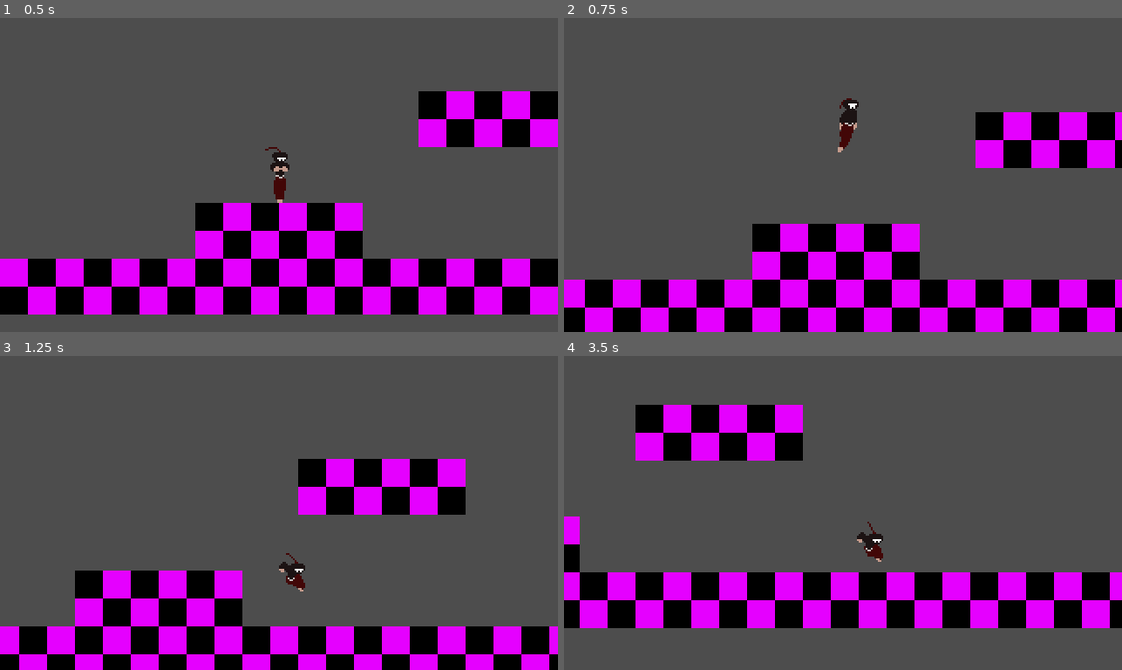
Above: before the commit, frames 1-4 (two rows, left to right).
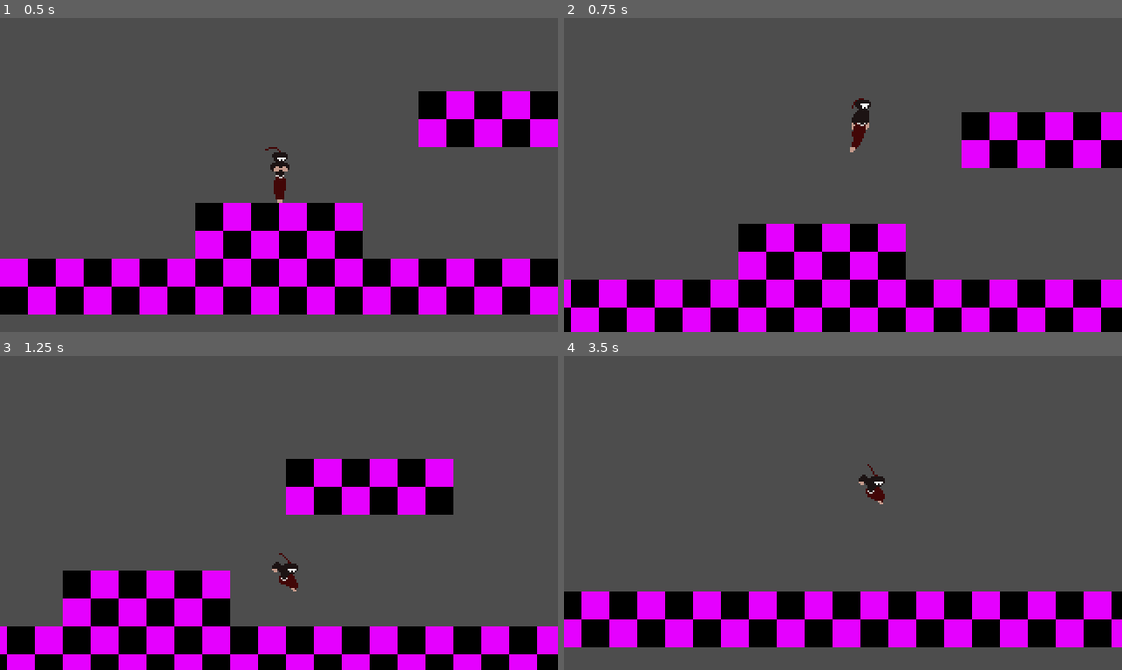
Above: after the commit, the same moments.

Repository: lowercasewords/shinobi-strike
Game: Godot game, scene res://scenes/levels/test_map.tscn
Two runs of this game, one before a commit and one after it. Both use one fixed random seed, a clock stepped at 60 frames per second and the inputs below.
Inputs:
- Up to frame 1 (0.5 s): no input
- Up to frame 2 (0.75 s): tap Enter (ui_accept) at 0.5 s; hold Right (ui_right) from 0.53 s (still down)
- Up to frame 3 (1.25 s): keep holding Right (ui_right); tap Enter (ui_accept) at 0.77 s
- Up to frame 4 (3.5 s): tap Enter (ui_accept) at 1.52, 3.02 s; release Right (ui_right) at 2.03 s; hold Left (ui_left) 2.03-2.78 s; hold Right (ui_right) from 2.78 s (still down)

Frame 1 is identical in both runs. In frame 2, 15% of the frame differs, in the area x 1-99%, y 25-100%; in frame 3, 12%; in frame 4, 24%, in the area x 0-100%, y 15-93%.

Commit message:
added vertical fall and adjusted acceleration to be less slippery

Diff:
--- a/scenes/player/Player.tscn
+++ b/scenes/player/Player.tscn
@@ -8,8 +8,11 @@
 [ext_resource type="Texture2D" uid="uid://dttnn0ar6ir6e" path="res://assets/sprites/player/player_fall_2.png" id="3_ye1dr"]
 [ext_resource type="Texture2D" uid="uid://dhmjd1x5hyivp" path="res://assets/sprites/player/player_fall_3.png" id="4_bvphr"]
 [ext_resource type="Texture2D" uid="uid://csnowq2mpbgja" path="res://assets/sprites/player/player_stand_4.png" id="4_npwbq"]
+[ext_resource type="Texture2D" uid="uid://iq1hcwxslmt3" path="res://assets/sprites/player/player_fall_vertical_1.png" id="5_05p8n"]
 [ext_resource type="Texture2D" uid="uid://df707f7n24d1o" path="res://assets/sprites/player/player_stand_5.png" id="5_v42im"]
+[ext_resource type="Texture2D" uid="uid://brvaqicygc6f0" path="res://assets/sprites/player/player_fall_vertical_2.png" id="6_eac1a"]
 [ext_resource type="Texture2D" uid="uid://fyroju00wulk" path="res://assets/sprites/player/player_walk_1.png" id="7_20koh"]
+[ext_resource type="Texture2D" uid="uid://da0bife6wl0n3" path="res://assets/sprites/player/player_fall_vertical_3.png" id="7_ijyjs"]
 [ext_resource type="Texture2D" uid="uid://dlq2n15ub0e03" path="res://assets/sprites/player/player_jump_1.png" id="7_kswpp"]
 [ext_resource type="Script" uid="uid://33136d856app" path="res://scenes/state_machine.gd" id="7_pn6s4"]
 [ext_resource type="Texture2D" uid="uid://ckyui67r76bm4" path="res://assets/sprites/player/player_walk_2.png" id="8_ov1oi"]
@@ -52,6 +55,20 @@
 }, {
 "frames": [{
 "duration": 1.0,
+"texture": ExtResource("5_05p8n")
+}, {
+"duration": 1.0,
+"texture": ExtResource("6_eac1a")
+}, {
+"duration": 1.0,
+"texture": ExtResource("7_ijyjs")
+}],
+"loop": true,
+"name": &"fall_vertical",
+"speed": 10.0
+}, {
+"frames": [{
+"duration": 1.0,
 "texture": ExtResource("1_p0vlq")
 }, {
 "duration": 1.0,
@@ -163,7 +180,7 @@
 
 [node name="AnimatedSprite2D" type="AnimatedSprite2D" parent="." unique_id=1994341334]
 sprite_frames = SubResource("SpriteFrames_v6fml")
-animation = &"jump_windup"
+animation = &"fall"
 autoplay = "idle"
 
 [node name="CollisionShape2D" type="CollisionShape2D" parent="." unique_id=2065698952]
--- a/scenes/player/airbone_state.gd
+++ b/scenes/player/airbone_state.gd
@@ -1,4 +1,8 @@
 class_name AirboneState extends State
+
+var AIRBONE_ACCELERATION = ACCELERATION*3
+func physics_update(_delta: float) -> void:
+	acceleration = AIRBONE_ACCELERATION
 
 func check_airbone_transitions() -> String:
 	var current_state_name: String = player.state_machine.current_state.name.to_lower()
--- a/scenes/player/fall_state.gd
+++ b/scenes/player/fall_state.gd
@@ -1,10 +1,18 @@
 class_name FallState extends AirboneState
 
-func enter() -> void:
+const VERTICAL_FALL_SPEED_THRESHOLD: float = 5.0
+#func enter() -> void:
 	# Play walk animation here if you have one
-	player.animated_sprite.play("fall")
+
 
 func physics_update(_delta: float) -> void:
 	super.physics_update(_delta)
+
+	if abs(player.velocity.x) > VERTICAL_FALL_SPEED_THRESHOLD:
+		if player.animated_sprite.animation != "fall":
+			player.animated_sprite.play("fall")
+	elif player.animated_sprite.animation != "fall_vertical":
+		player.animated_sprite.play("fall_vertical")
+
 	if not check_airbone_transitions():
 		basic_movement(_delta, player.SPEED)
--- a/scenes/player/walk_state.gd
+++ b/scenes/player/walk_state.gd
@@ -1,6 +1,6 @@
 class_name WalkState extends GroundedState
 
-const TURN_ACCELERATION = ACCELERATION*3
+const TURN_ACCELERATION = ACCELERATION
 const TURN_SPEED_THRESHOLD = 10
 #const MAX_SPEED: float = 300.0
 var windup_movement = 100.0
@@ -24,12 +24,13 @@
 	# Changing walking direction
 	if player.just_changed_directions and abs(player.velocity.x) > TURN_SPEED_THRESHOLD/3:
 		player.animated_sprite.play("walk_turn")
+		player.velocity.x /= 2
 
 	# Friction is adjusted during turning
 	if player.animated_sprite.animation == "walk_turn" and player.animated_sprite.is_playing():
 		acceleration = TURN_ACCELERATION
 	else:
-		acceleration = FRICTION
+		acceleration = acceleration
 
 	# Stopping with a smooth animation
 	var new_state: String = check_grounded_transitions()
Binary file added: assets/sprites/player/player_fall_vertical_1.png
Not shown, added: assets/sprites/player/player_fall_vertical_1.png.import
Binary file added: assets/sprites/player/player_fall_vertical_2.png
Not shown, added: assets/sprites/player/player_fall_vertical_2.png.import
Binary file added: assets/sprites/player/player_fall_vertical_3.png
Not shown, added: assets/sprites/player/player_fall_vertical_3.png.import
Not shown, changed: assets/sprites/player/piskel/player_fall_.piskel
Not shown, changed: documents/checklist.md
